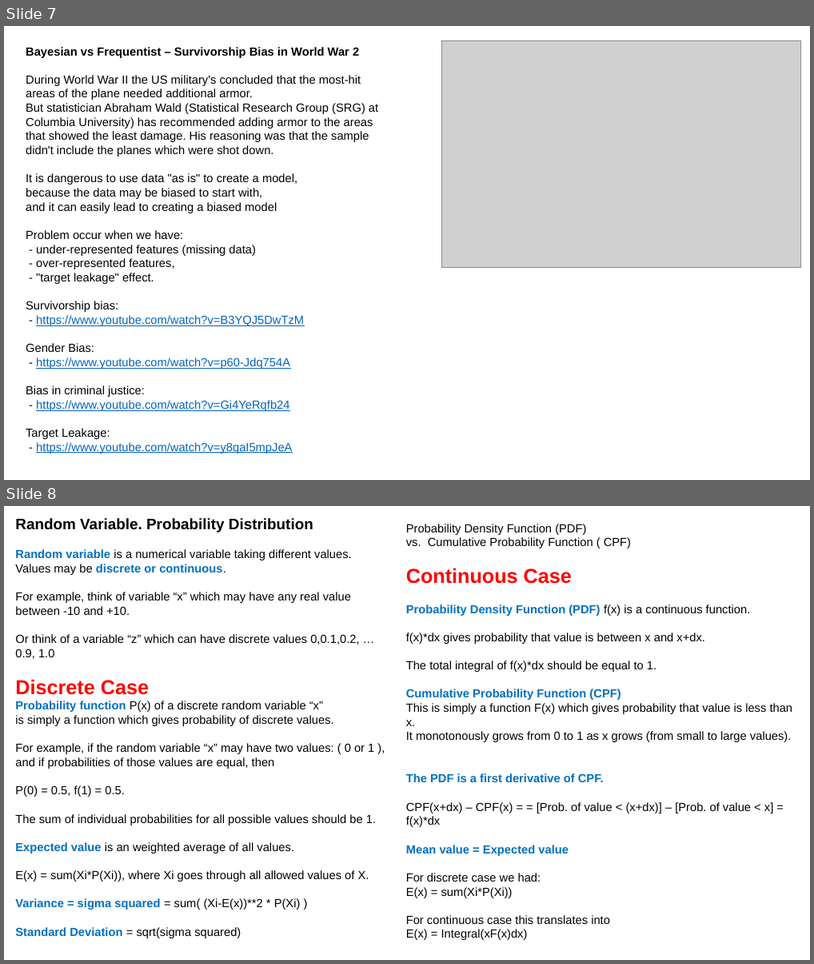
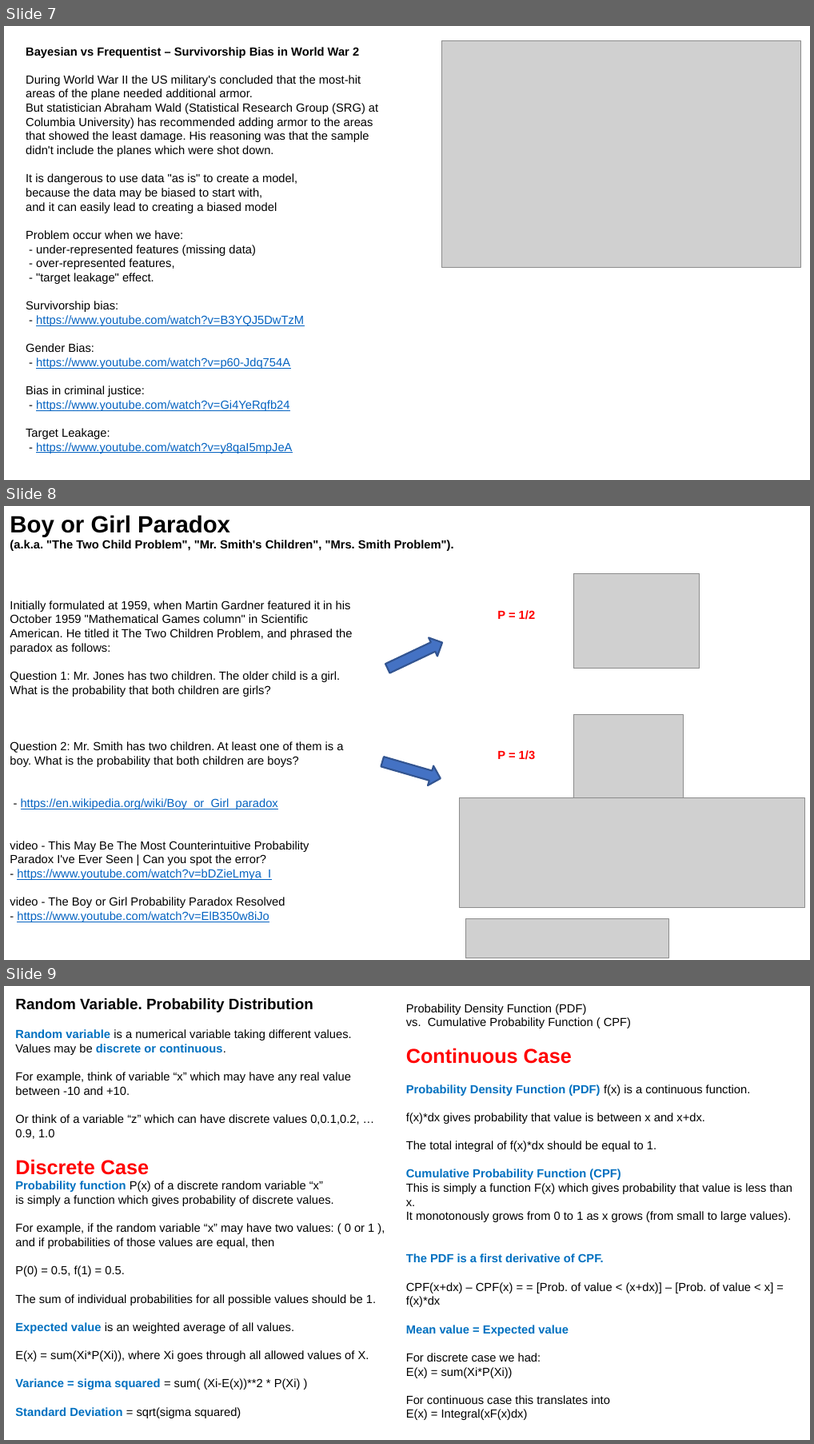
Before and after one commit to lselector/ml_ai_doc, a slide deck: statistics_01_probability.pptx. Shown one above the other, each under a label of ours: slides 7 and 8 before the commit, slides 7, 8 and 9 after it. The pictures are 814x964 and 814x1444 pixels, drawn with LibreOffice and Linux fonts; fonts in the diff are those of the drawing; grey boxes stand for pictures. Boxes give left, top, right and bottom in pixels: in the first picture for what was removed or moved away, otherwise in the second. Text is boxed around its words. In the diff, an @@ line names an element or a change of style, - is before the commit and + after.

Commit message:
added boy girl paradox

```diff
--- a/statistics_01_probability.pptx
+++ b/statistics_01_probability.pptx
@@ slide 8 added at bbox=[4, 506, 810, 960], background #FFFFFF @@
@@ text added at bbox=[10, 515, 454, 551], 14 pt, text #000000, bold @@
+Boy or Girl Paradox
+(a.k.a. "The Two Child Problem", "Mr. Smith's Children", "Mrs. Smith Problem").
@@ picture added at bbox=[574, 573, 699, 668] @@
@@ text added at bbox=[10, 600, 352, 922], 14 pt, text #000000 @@
+Initially formulated at 1959, when Martin Gardner featured it in his October 1959 "Mathematical Games column" in Scientific American. He titled it The Two Children Problem, and phrased the paradox as follows:
+Question 1: Mr. Jones has two children. The older child is a girl. What is the probability that both children are girls?
+Question 2: Mr. Smith has two children. At least one of them is a boy. What is the probability that both children are boys?
+- https://en.wikipedia.org/wiki/Boy_or_Girl_paradox
+video - This May Be The Most Counterintuitive Probability Paradox I've Ever Seen | Can you spot the error?
+- https://www.youtube.com/watch?v=bDZieLmya_I
+video - The Boy or Girl Probability Paradox Resolved
+- https://www.youtube.com/watch?v=ElB350w8iJo
@@ text added at bbox=[498, 610, 535, 620], 14 pt, text #FF0000, bold @@
+P = 1/2
@@ right arrow added at bbox=[384, 633, 447, 678], fill #4472C4, outline #325491 2 pt @@
@@ picture added at bbox=[574, 715, 684, 797] @@
@@ right arrow added at bbox=[380, 752, 444, 788], fill #4472C4, outline #325491 2 pt @@
@@ text added at bbox=[498, 750, 535, 760], 14 pt, text #FF0000, bold @@
+P = 1/3
@@ picture added at bbox=[459, 797, 805, 908] @@
@@ picture added at bbox=[466, 919, 670, 958] @@
@@ what was slide 8 is now slide 9 @@
```
Also in this commit, not shown: 1 other file.
